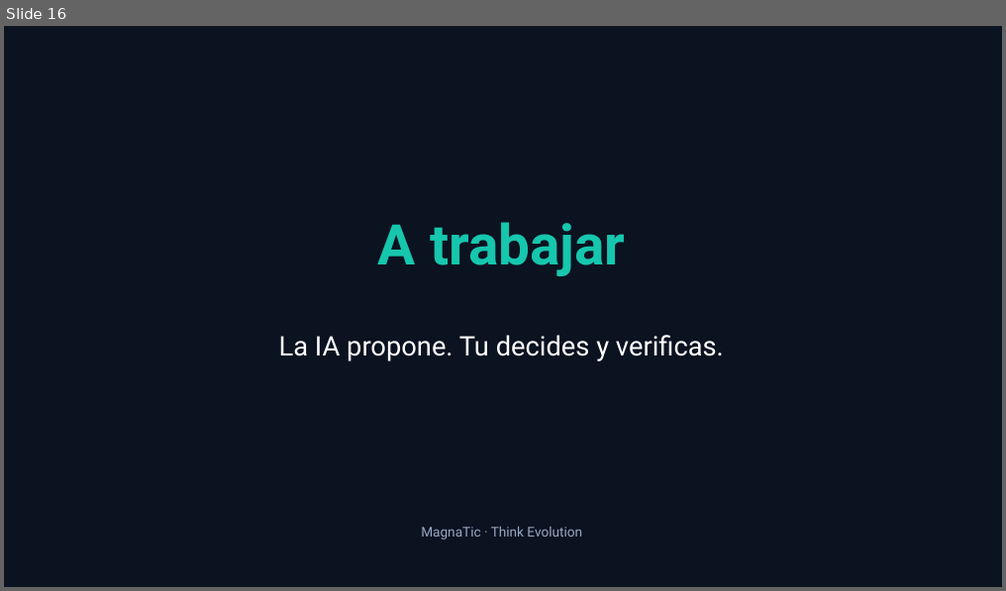
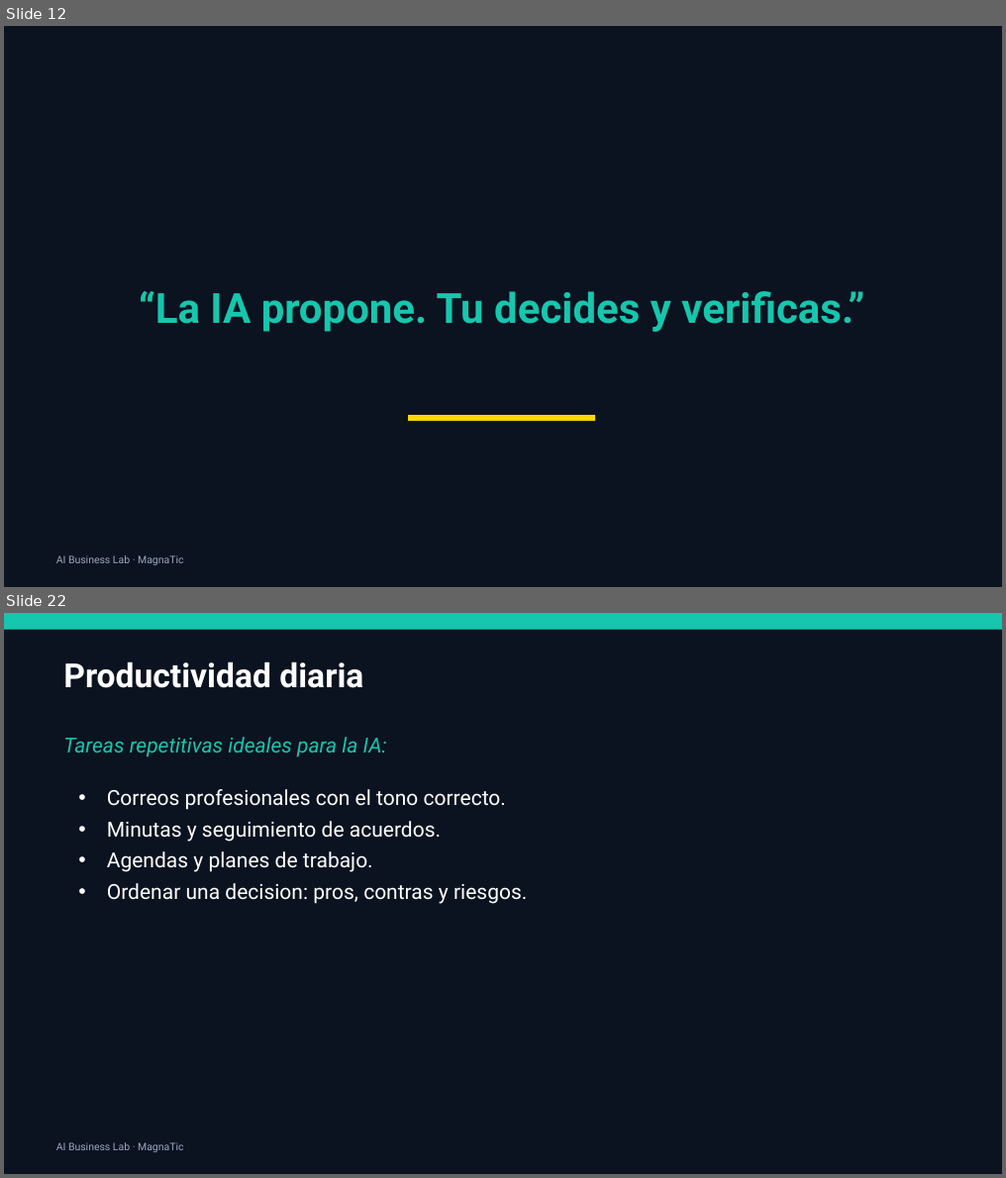
Before and after one commit to xander0408/CURSOS, a slide deck: AI-Business-Lab-Presentacion.pptx. Shown one above the other, each under a label of ours: slide 16 before the commit, slides 12 and 22 after it; the slides between them are not shown. The pictures are 1006x591 and 1006x1178 pixels, drawn with LibreOffice and Linux fonts; fonts in the diff are those of the drawing. Boxes give left, top, right and bottom in pixels: in the first picture for what was removed or moved away, otherwise in the second. Text is boxed around its words. In the diff, an @@ line names an element or a change of style, - is before the commit and + after.

```diff
--- a/AI-Business-Lab-Presentacion.pptx
+++ b/AI-Business-Lab-Presentacion.pptx
@@ slide 22 added at (4,613,1002,1174), background #0B1220 @@
@@ rectangle added at (4,613,1002,630), fill #16C6AD @@
@@ text added at (63,662,363,688), 32 pt, text #FFFFFF, bold @@
+Productividad diaria
@@ text added at (63,737,387,758), 20 pt, text #16C6AD, italic @@
+Tareas repetitivas ideales para la IA:
@@ text added at (107,789,527,904), 20 pt, text #FFFFFF @@
+• Correos profesionales con el tono correcto.
+• Minutas y seguimiento de acuerdos.
+• Agendas y planes de trabajo.
+• Ordenar una decision: pros, contras y riesgos.
@@ text added at (56,1143,183,1153), 10 pt, text #9AA8C2 @@
+AI Business Lab · MagnaTic
@@ what was slide 16 is now slide 12 @@
@@ slide 12 changed as well @@
@@ text "“La IA propone. Tu decides ..." at (139,291,864,332): vertical alignment top to middle @@
@@ text removed at (378,222,625,276) @@
-A trabajar
@@ text at (139,291,864,332): text changed; size 26 to 40 pt; text colour #FFFFFF to #16C6AD; bold on @@
-La IA propone. Tu decides y verificas.
+“La IA propone. Tu decides y verificas.”
@@ rectangle added at (408,415,595,421), fill #FFD700 @@
@@ text at (56,556,183,566): text changed; size 13 to 10 pt @@
-MagnaTic · Think Evolution
+AI Business Lab · MagnaTic
```
Also in this commit, not shown: 5 other slides changed, 24 other slides added, 10 slides removed, 8 other files.
